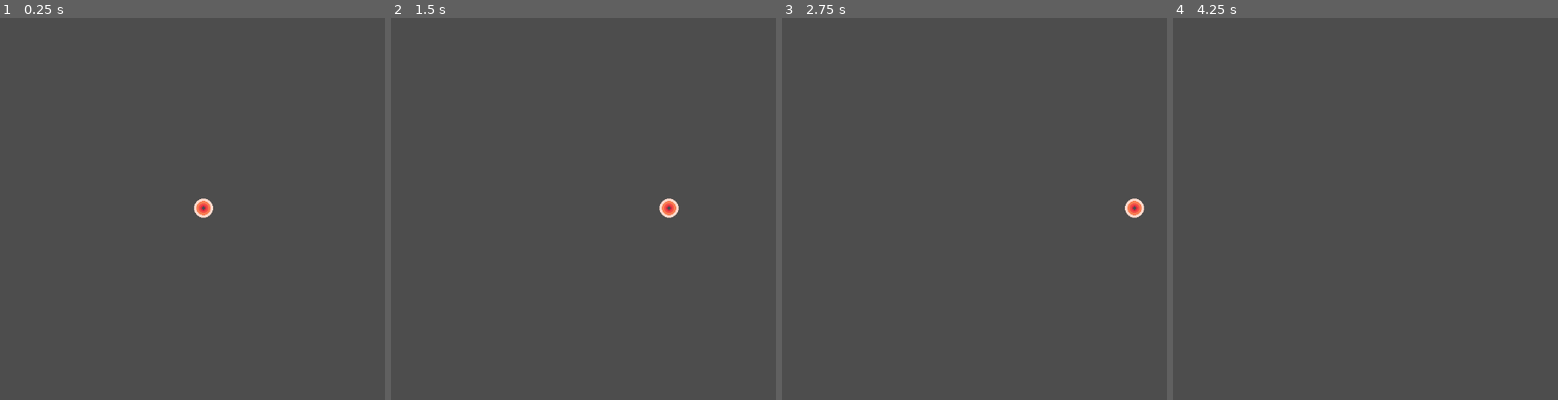
Above: before the commit, frames 1-4 (left to right).
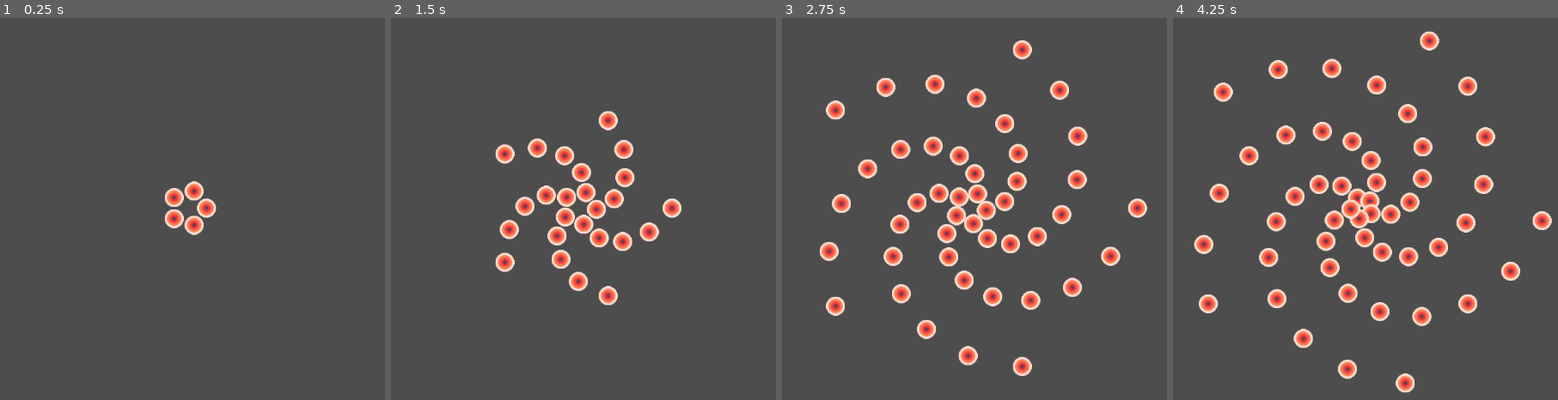
Above: after the commit, the same moments.

Repository: AzyrGames/GodotProjectileEngine
Game: Godot game, scene res://experiments/experiment_projectile_template/experiment_different_projectile_template.tscn
Same seed, same stepped clock (60 frames per second), same inputs: the game is played once before the commit and once after it.
Inputs (mouse positions are in pixels of both pictures, inside the frame that each line leads up to):
- Up to frame 1 (0.25 s): no input
- Up to frame 2 (1.5 s): tap Enter at 0.5 s; move the mouse to (729, 189) at 0.52 s; hold Shift 0.53-1.25 s; click (729, 189) at 0.67 s; drag from (441, 228) to (545, 285) at 1.27 s
- Up to frame 3 (2.75 s): move the mouse to (1039, 124) at 2.02 s; tap Ctrl at 2.1 s; click (1039, 124) at 2.17 s
- Up to frame 4 (4.25 s): drag from (1327, 285) to (outside the picture) at 2.77 s; move the mouse to (outside the picture) at 3.52 s; tap Alt at 3.6 s; click (outside the picture) at 3.67 s

The runs differ from the first frame. In frame 1, 1.0% of the frame differs, in the area x 42-57%, y 42-57%; in frame 2, 5.1%; in frame 3, 9.2%; in frame 4, 10%, in the area x 5-99%, y 3-99%.

Commit message:
setup GUT for unit test

Diff:
--- a/experiments/experiment_projectile_template/experiment_different_projectile_template.tscn
+++ b/experiments/experiment_projectile_template/experiment_different_projectile_template.tscn
@@ -56,8 +56,8 @@
 
 [node name="TSCRepeater" type="Node" parent="TimingScheduler"]
 script = ExtResource("7_jihcw")
-duration = 0.5
-repeat_count = 1
+duration = 0.3
+repeat_count = 20
 metadata/_custom_type_script = "uid://sjpvs4m6jk71"
 
 [node name="PatternComposer2D" type="Node" parent="."]
@@ -67,14 +67,13 @@
 
 [node name="PPCSingle2D" type="Node" parent="PatternComposer2D"]
 script = ExtResource("11_jfbej")
-rotation_speed = 0.191986
+rotation_speed = 0.331613
 rotation_process_type = 1
 metadata/_custom_type_script = "uid://bhju4glf6a5nr"
 
 [node name="PPCPolygon2D" type="Node" parent="PatternComposer2D"]
 script = ExtResource("8_hy8p2")
 spread_out = true
-active = false
 metadata/_custom_type_script = "uid://httdfxyybbie"
 
 [node name="Camera2D" type="Camera2D" parent="."]
--- a/project.godot
+++ b/project.godot
@@ -21,7 +21,7 @@
 
 [editor_plugins]
 
-enabled=PackedStringArray("res://addons/godot_projectile_engine/plugin.cfg")
+enabled=PackedStringArray("res://addons/godot_projectile_engine/plugin.cfg", "res://addons/remove_orphan_uid/plugin.cfg")
 
 [global_group]
 
--- /dev/null
+++ b/test/test_foobar.gd
@@ -0,0 +1,8 @@
+extends "res://addons/gut/test.gd"
+
+func test_foo():
+	assert_true(true)
+
+
+func test_bar():
+	assert_true(false)
Not shown, added: .gutconfig.json
Not shown, added: addons/gut/GutScene.gd
Not shown, added: addons/gut/GutScene.gd.uid
Not shown, added: addons/gut/GutScene.tscn
Not shown, added: addons/gut/UserFileViewer.gd
Not shown, added: addons/gut/UserFileViewer.gd.uid
Not shown, added: addons/gut/UserFileViewer.tscn
Not shown, added: addons/gut/autofree.gd
Not shown, added: addons/gut/autofree.gd.uid
Not shown, added: addons/gut/awaiter.gd
Not shown, added: addons/gut/awaiter.gd.uid
Not shown, added: addons/gut/cli/change_project_warnings.gd
(and 193 more such lines)
